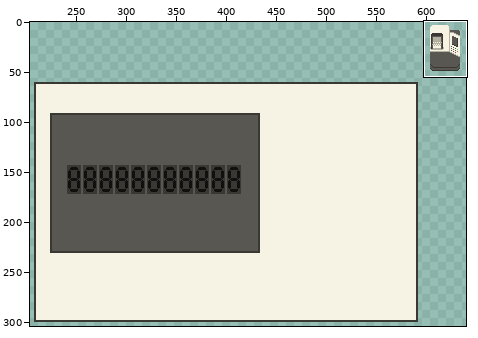
File history of a pixel-art file, art/SceneFaxMachine.aseprite. Above: a wide view before the commit, with the close-up outlined.
Close-up. Before the commit:
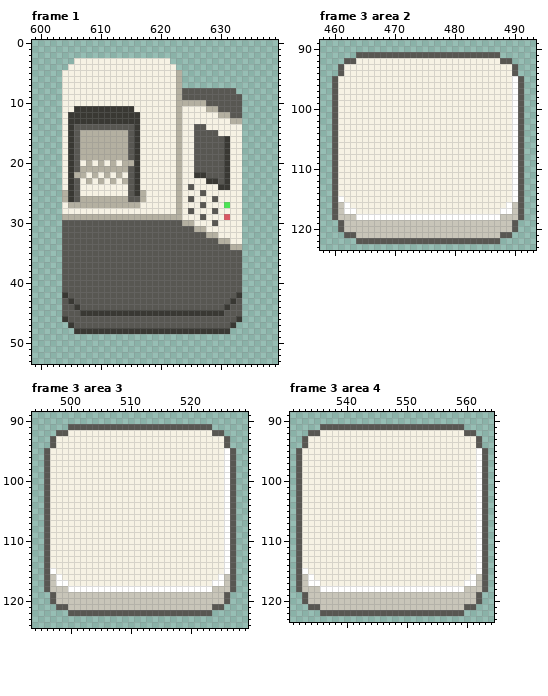
640x360 pixels, 4 frames. Shown: frame 1: x 599..639, y 0..53; frame 3 area 2: x 458..493, y 89..123; frame 3 area 3: x 494..529, y 89..124; frame 3 area 4: x 531..564, y 89..123. The wide view leaves out empty margins. The commit also changed other frames or places, which this record leaves out.
The result:
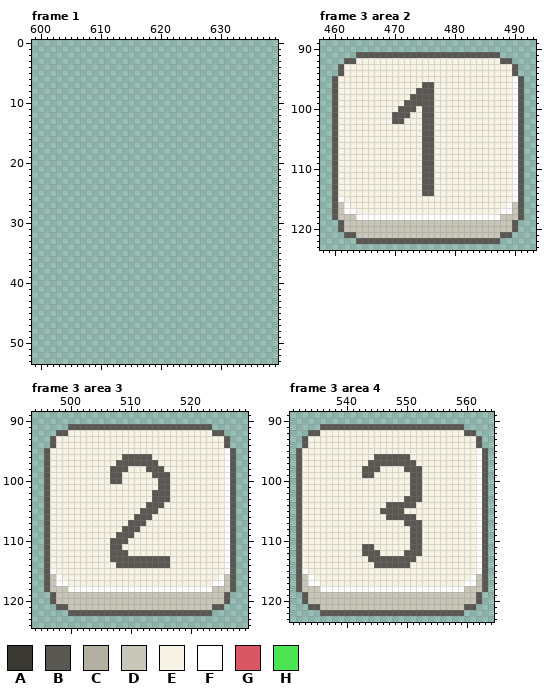
Palette (. is transparent): A #393833  B #585752  C #b4b0a1  D #c8c5b9  E #f6f2e4  F #ffffff  G #d95763  H #4be553
From old to new:
layer "Layer 4" now hidden
Changed rows in their new state; - is an unchanged pixel.
Frame 1:
first column x 604:
 3 --................------------
 4 -..................-----------
 5 ....................----------
 6 ....................----------
 7 ....................----------
 8 .............................-
 9 ..............................
10 ..............................
11 ..............................
12 ..............................
13 ..............................
14 ..............................
15 ..............................
16 ..............................
17 ..............................
18 ..............................
19 ..............................
20 ..............................
21 ..............................
22 ..............................
23 ..............................
24 ..............................
25 ..............................
26 ..............................
27 ..............................
28 ..............................
29 ..............................
30 ..............................
31 ..............................
32 ..............................
33 ..............................
34 ..............................
35 ..............................
36 ..............................
37 ..............................
38 ..............................
39 ..............................
40 ..............................
41 ..............................
42 ..............................
43 ..............................
44 ..............................
45 ..............................
46 ..............................
47 -............................-
48 --..........................--
Frame 3 area 2, layer "Layer 5":
first column x 470:
 96 -----BB
 97 ----BBB
 98 ---BBBB
 99 --BBBBB
100 -BBB-BB
101 BBB--BB
102 BB---BB
103 -----BB
104 -----BB
105 -----BB
106 -----BB
107 -----BB
108 -----BB
109 -----BB
110 -----BB
111 -----BB
112 -----BB
113 -----BB
114 -----BB
Frame 3 area 3, layer "Layer 5":
first column x 507:
 96 --BBBBB---
 97 -BBBBBBB--
 98 BBB---BBB-
 99 BB-----BBB
100 BB------BB
101 --------BB
102 -------BBB
103 -------BBB
104 ------BBB-
105 -----BBB--
106 ----BBB---
107 ---BBB----
108 --BBB-----
109 -BBB------
110 BBB-------
111 BB--------
112 BBB-------
113 BBBBBBBBBB
114 -BBBBBBBBB
Frame 3 area 4, layer "Layer 5":
first column x 543:
 96 --BBBBBB--
 97 -BBBBBBBB-
 98 BBB----BBB
 99 BB------BB
100 --------BB
101 --------BB
102 --------BB
103 -------BBB
104 ----BBBBB-
105 ---BBBB---
106 ----BBBBB-
107 -------BBB
108 --------BB
109 --------BB
110 --------BB
111 BB------BB
112 BBB----BBB
113 -BBBBBBBB-
114 --BBBBBB--
